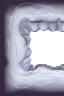
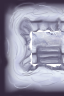
Two versions of the same layered image (64x96). Layer-by-layer changes:
added group "Stairs" with 4 layers above "Layer 15" over (32, 32, 64, 64)
added layer "Layer 17" in group "Stairs" over (32, 32, 64, 51)
added layer "Layer 16" in group "Stairs" over (32, 36, 64, 64)
added layer "Layer 14 copy" in group "Stairs" over (32, 32, 64, 64)
